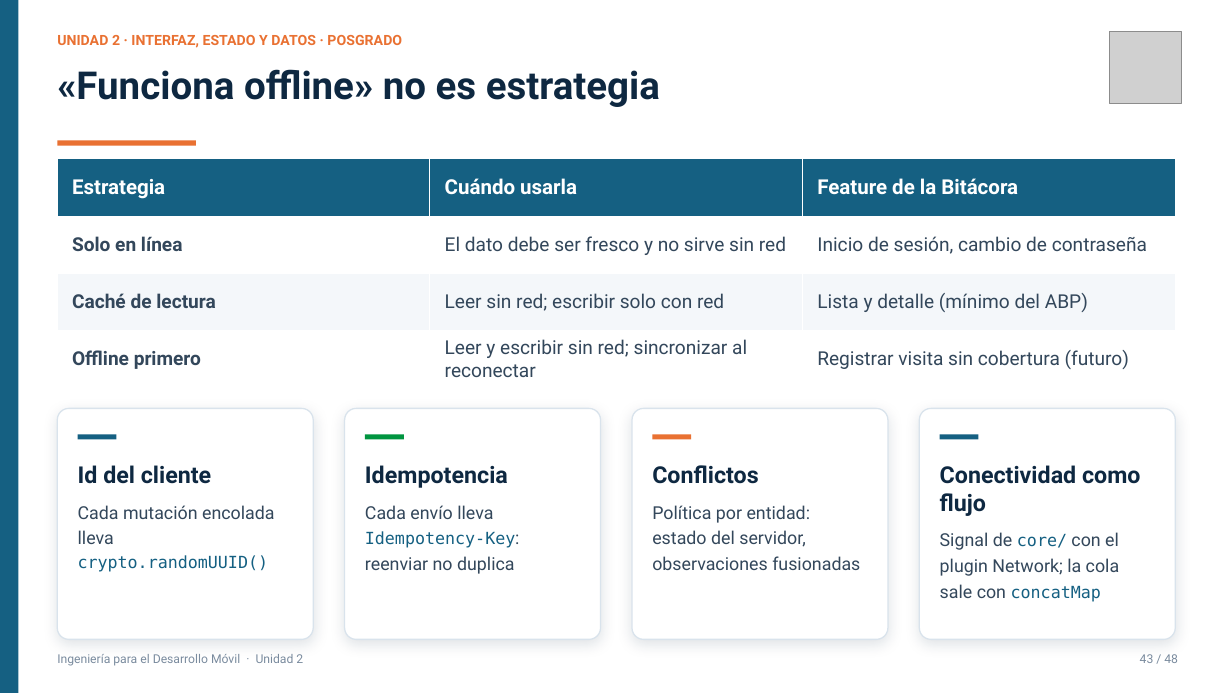
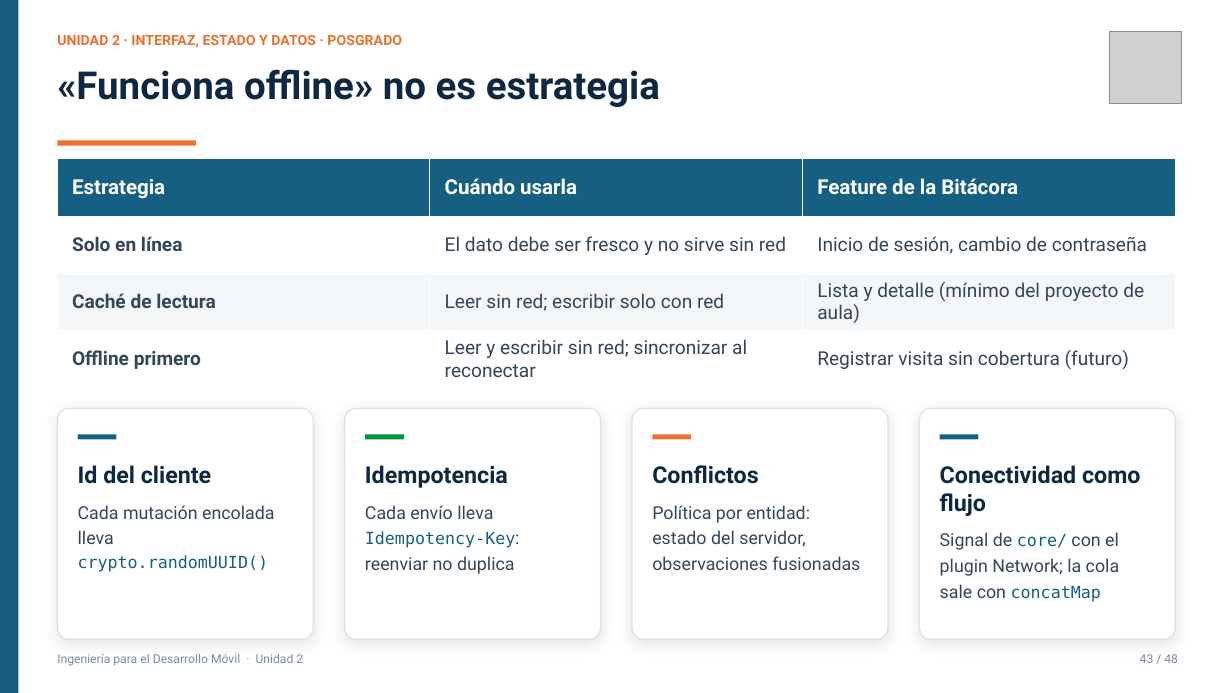
Before and after one commit to code-corhuila/ova-web, a slide deck: slide 54 of 2026-B/ingenieria-desarrollo-movil/unidad-02/slides/unidad02presentacion-datos.pptx. Drawn at 1232x693 pixels with LibreOffice and Linux fonts; fonts in the diff are those of the drawing; grey boxes stand for pictures. Boxes give left, top, right and bottom in pixels: in the first picture for what was removed or moved away, otherwise in the second. Text is boxed around its words. In the diff, an @@ line names an element or a change of style, - is before the commit and + after.

```diff
--- a/2026-B/ingenieria-desarrollo-movil/unidad-02/slides/unidad02presentacion-datos.pptx
+++ b/2026-B/ingenieria-desarrollo-movil/unidad-02/slides/unidad02presentacion-datos.pptx
@@ table at (x1=57, y1=159, x2=1175, y2=388) @@
-row 3, column 3: Lista y detalle (mínimo del ABP)
+row 3, column 3: Lista y detalle (mínimo del proyecto de aula)
```
Also in this commit, not shown: 46 other files.
